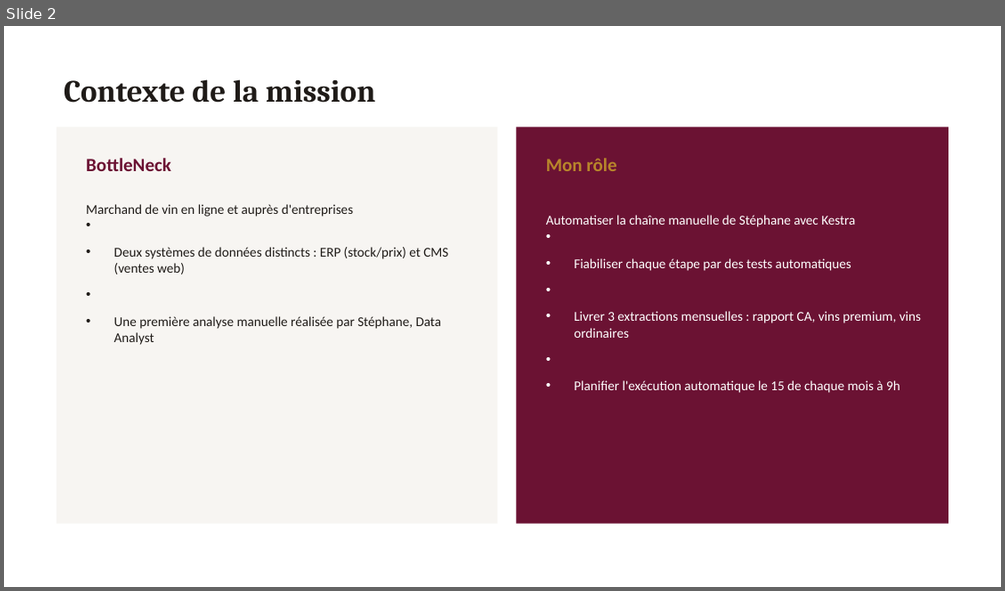
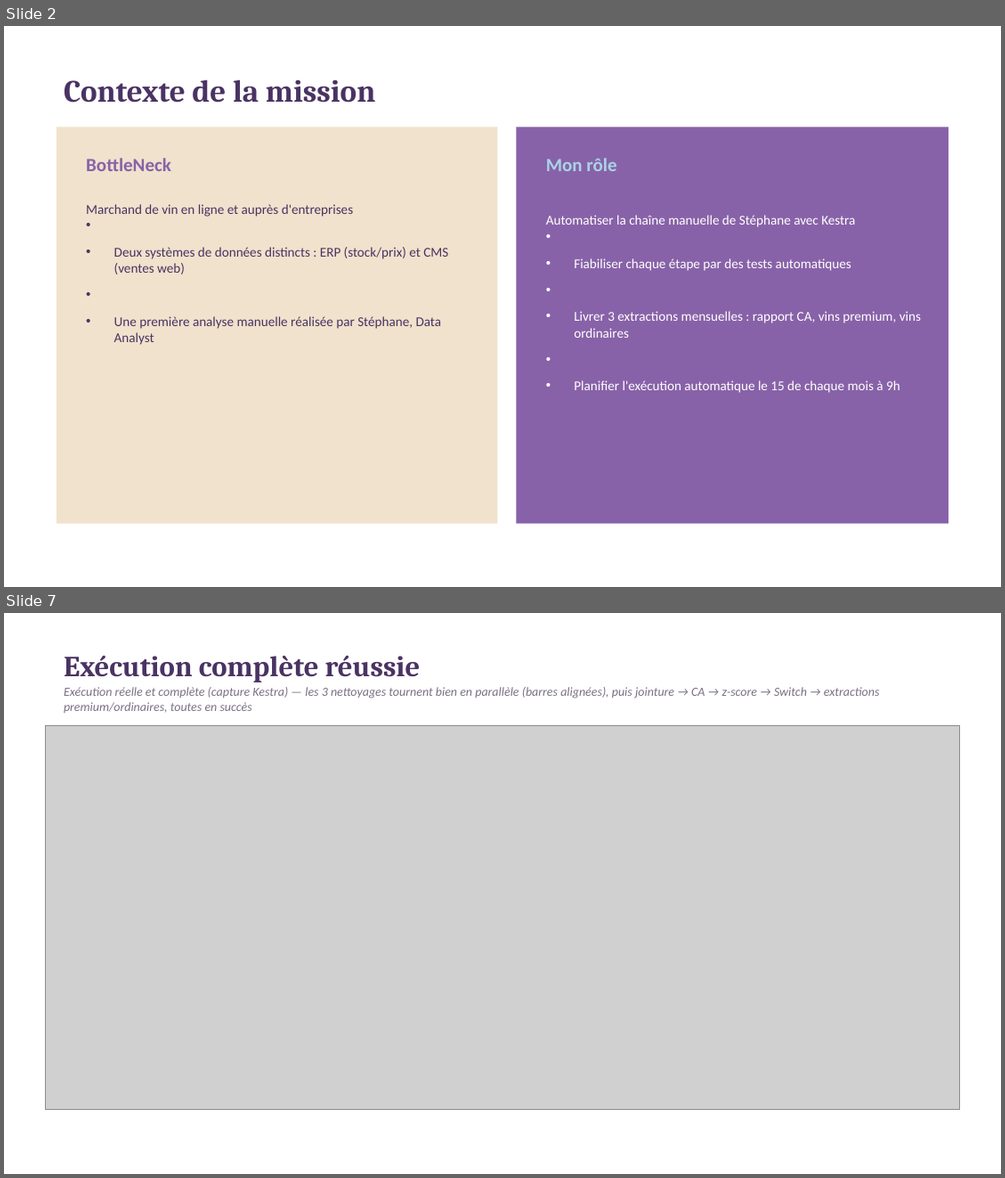
Before and after one commit to dorrazch-hue/bottleneck-data-pipeline, a slide deck: bottleneck_presentation.pptx. Shown one above the other, each under a label of ours: slide 2 before the commit, slides 2 and 7 after it; the slides between them are not shown. The pictures are 1005x591 and 1005x1178 pixels, drawn with LibreOffice and Linux fonts; fonts in the diff are those of the drawing; grey boxes stand for pictures. Boxes give left, top, right and bottom in pixels: in the first picture for what was removed or moved away, otherwise in the second. Text is boxed around its words. In the diff, an @@ line names an element or a change of style, - is before the commit and + after.

Commit message:
Presentation: nouvelles captures reelles (parallelisation + Switch)

```diff
--- a/bottleneck_presentation.pptx
+++ b/bottleneck_presentation.pptx
@@ slide 7 added at [4,613,1001,1174], background #FFFFFF @@
@@ text added at [64,655,421,682], 28 pt, text #4A3363, bold @@
+Exécution complète réussie
@@ text added at [64,687,880,713], 12 pt, text #7A7085, italic @@
+Exécution réelle et complète (capture Kestra) — les 3 nettoyages tournent bien en parallèle (barres alignées), puis jointure → CA → z-score → Switch → extractions premium/ordinaires, toutes en succès
@@ picture added at [45,725,960,1110] @@
@@ slide 2 changed as well @@
@@ text "Contexte de la mission" at [64,79,375,103]: text colour #1F1B18 to #4A3363 @@
@@ rectangle at [57,127,498,524]: fill #F7F5F2 to #F0E2CC @@
@@ rectangle at [517,127,948,524]: fill #6B1233 to #8862A8 @@
@@ text "BottleNeck" at [86,158,171,171]: text colour #6B1233 to #8862A8 @@
@@ text "Mon rôle" at [546,158,616,171]: text colour #B8862B to #A8D4E5 @@
@@ text "Marchand de vin en ligne ..." at [86,204,448,345]: text colour #1F1B18 to #4A3363 @@
```
Also in this commit, not shown: 6 other slides changed, 3 other slides added, 2 slides removed.
